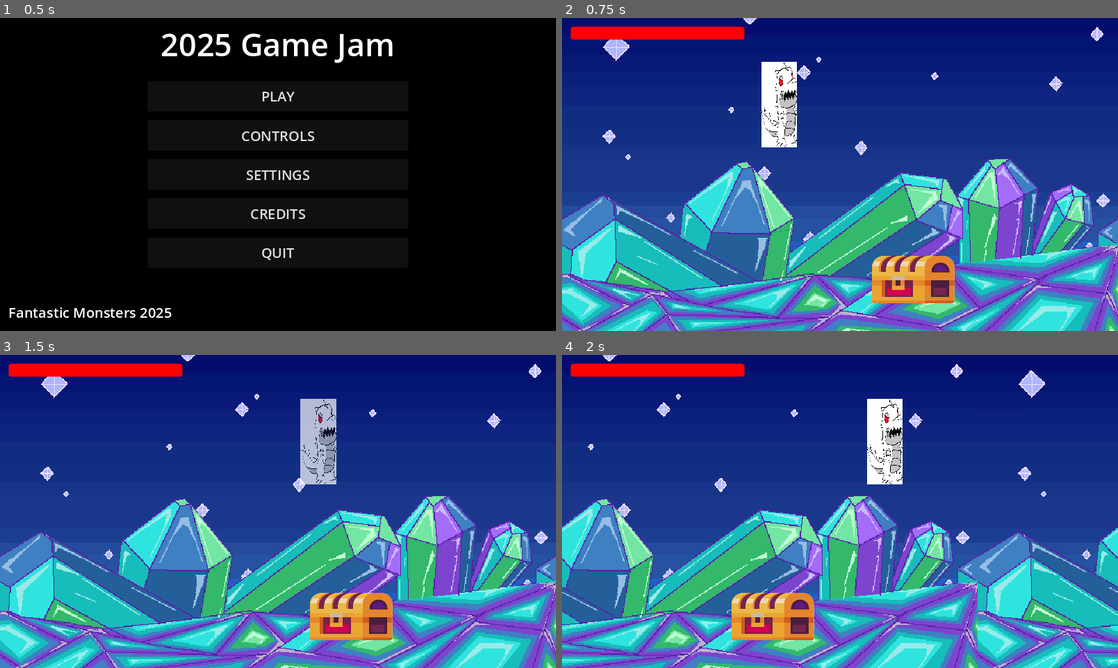
Above: before the commit, frames 1-4 (two rows, left to right).
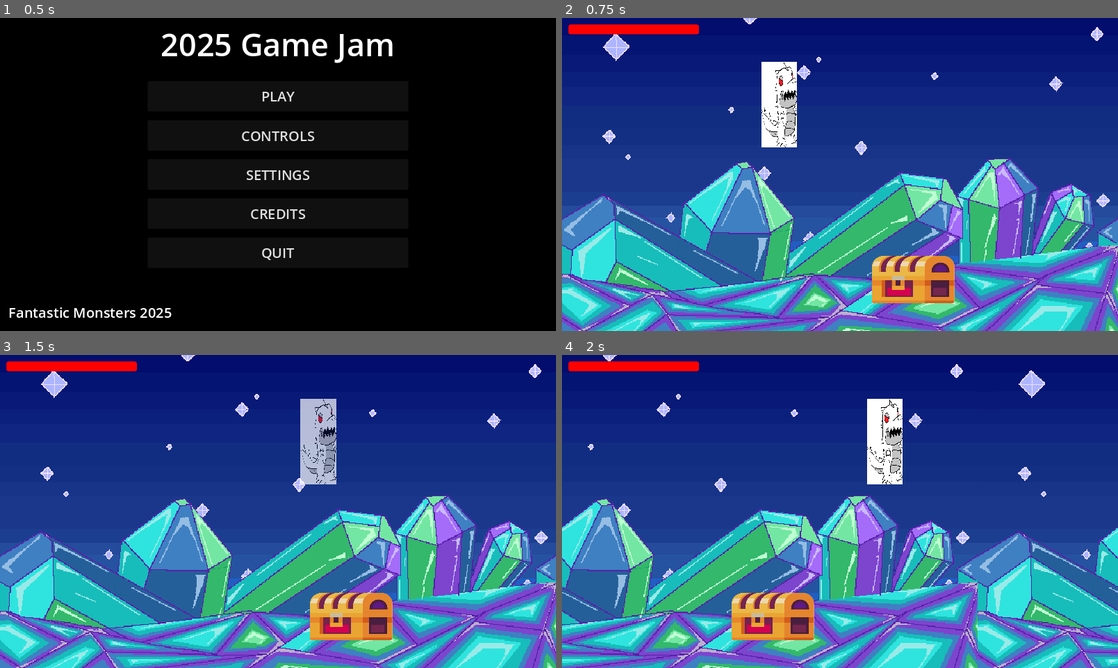
Above: after the commit, the same moments.

Repository: RandomlyZay/2025-game-jam
Game: Godot game, scene res://ui/menus/main_menu/main_menu.tscn
The game is run twice, just before and just after one commit, with the same random seed, the same clock (stepped at 60 frames per second) and the same inputs.
Inputs (mouse positions are in pixels of both pictures, inside the frame that each line leads up to):
- Up to frame 1 (0.5 s): no input
- Up to frame 2 (0.75 s): click "PLAY" at 0.5 s
- Up to frame 3 (1.5 s): tap Enter (ui_accept) at 1.25 s; move the mouse to (400, 495) at 1.27 s; hold D (move_right) from 1.28 s (still down); tap Space (dash) at 1.35 s; click (400, 495) at 1.42 s
- Up to frame 4 (2 s): keep holding D (move_right); tap Enter (ui_accept) at 1.52 s

Frame 1 is identical in both runs. In frame 2, 1.0% of the frame differs, in the area x 1-33%, y 2-8%; in frame 3, 1.0%; in frame 4, 1.1%, in the area x 1-83%, y 2-92%.

Commit message:
Cleaned Up Level 1

Diff:
--- a/stages/level1/level1.gd
+++ b/stages/level1/level1.gd
@@ -1,58 +1,15 @@
-extends Control
+extends Node2D
 
 @onready var ui_manager: UIManager
-@onready var game_camera: Camera2D = $GameWorld/GameCamera
-@onready var player: CharacterBody2D = $GameWorld/Player
-@onready var game_world: Node2D = $GameWorld
-
-const BASE_VIEWPORT_WIDTH := 2
-const BASE_VIEWPORT_HEIGHT := 1
-
-var original_parallax_motion_scales := []
 
 func _ready() -> void:
 	setup_ui_manager()
-	game_camera.make_current()
 	Audio.stop_music()
-	#get_viewport().size_changed.connect(_on_viewport_size_changed)
-
-	# Store original parallax motion scales
-	var parallax_bg = game_world.get_node("ParallaxBackground")
-	original_parallax_motion_scales.clear()
-	for layer in parallax_bg.get_children():
-		if layer is ParallaxLayer:
-			original_parallax_motion_scales.append(layer.motion_scale)
-
-	#_on_viewport_size_changed()  # Initial scaling
-
-func _process(_delta: float) -> void:
-	if is_instance_valid(player):
-		game_camera.position = player.position
-
-#func _on_viewport_size_changed() -> void:
-	##var current_viewport_size: Vector2i = viewport.size
-	##var scale_factor: float = min(
-		##current_viewport_size.x / BASE_VIEWPORT_WIDTH,
-		##current_viewport_size.y / BASE_VIEWPORT_HEIGHT
-	##)
-	#
-	##game_world.scale = Vector2(scale_factor, scale_factor)
-	#
-	## Adjust parallax layers' motion_scale
-	#var parallax_bg = game_world.get_node("ParallaxBackground")
-	#var layer_index := 0
-	#for layer in parallax_bg.get_children():
-		#if layer is ParallaxLayer:
-			#if layer_index < original_parallax_motion_scales.size():
-				##layer.motion_scale = original_parallax_motion_scales[layer_index] / scale_factor
-				#layer_index += 1
-	#
-	##game_camera.limit_bottom = 720 * scale_factor
 
 func setup_ui_manager() -> void:
 	ui_manager = UIManager.new()
 	add_child(ui_manager)
-	ui_manager.initialize_UI($GameWorld/UILayer/HUD)
+	ui_manager.initialize_UI($UILayer/HUD)
 
 func _unhandled_input(event: InputEvent) -> void:
 	if event.is_action_pressed("ui_cancel"):
--- a/stages/level1/level1.tscn
+++ b/stages/level1/level1.tscn
@@ -7,57 +7,48 @@
 [ext_resource type="PackedScene" uid="uid://dn3bfbk078hey" path="res://ui/hud/dialogue/dialoguebox.tscn" id="4_sjw0w"]
 [ext_resource type="Texture2D" uid="uid://c0rwjegvug8f" path="res://graphics/backgrounds/background.png" id="5_vx4yd"]
 
-[node name="Level1" type="Control"]
-layout_mode = 3
-anchors_preset = 15
-anchor_right = 1.0
-anchor_bottom = 1.0
-grow_horizontal = 2
-grow_vertical = 2
+[node name="Level1" type="Node2D"]
 script = ExtResource("1_tpwex")
 
-[node name="GameWorld" type="Node2D" parent="."]
+[node name="UILayer" type="CanvasLayer" parent="."]
 
-[node name="UILayer" type="CanvasLayer" parent="GameWorld"]
+[node name="HUD" parent="UILayer" instance=ExtResource("3_m5yk3")]
 
-[node name="HUD" parent="GameWorld/UILayer" instance=ExtResource("3_m5yk3")]
+[node name="DialogueBox" parent="UILayer" instance=ExtResource("4_sjw0w")]
 
-[node name="DialogueBox" parent="GameWorld/UILayer" instance=ExtResource("4_sjw0w")]
+[node name="ParallaxBackground" type="ParallaxBackground" parent="."]
 
-[node name="ParallaxBackground" type="ParallaxBackground" parent="GameWorld"]
-
-[node name="ParallaxLayer" type="ParallaxLayer" parent="GameWorld/ParallaxBackground"]
+[node name="ParallaxLayer" type="ParallaxLayer" parent="ParallaxBackground"]
 motion_mirroring = Vector2(1280, 0)
 
-[node name="Background" type="Sprite2D" parent="GameWorld/ParallaxBackground/ParallaxLayer"]
+[node name="Background" type="Sprite2D" parent="ParallaxBackground/ParallaxLayer"]
 texture = ExtResource("5_vx4yd")
 centered = false
 
-[node name="LevelBounds" type="StaticBody2D" parent="GameWorld"]
+[node name="LevelBounds" type="StaticBody2D" parent="."]
 collision_layer = 4
 collision_mask = 0
 
-[node name="LeftWall" type="CollisionPolygon2D" parent="GameWorld/LevelBounds"]
+[node name="LeftWall" type="CollisionPolygon2D" parent="LevelBounds"]
 build_mode = 1
 polygon = PackedVector2Array(0, 0, 0, 720)
 
-[node name="TopWall" type="CollisionPolygon2D" parent="GameWorld/LevelBounds"]
+[node name="TopWall" type="CollisionPolygon2D" parent="LevelBounds"]
 build_mode = 1
-polygon = PackedVector2Array(0, 0, 1280, 0)
+polygon = PackedVector2Array(0, 0, 100000, 0)
 
-[node name="BottomWall" type="CollisionPolygon2D" parent="GameWorld/LevelBounds"]
+[node name="BottomWall" type="CollisionPolygon2D" parent="LevelBounds"]
 build_mode = 1
-polygon = PackedVector2Array(0, 720, 1280, 720)
+polygon = PackedVector2Array(0, 720, 100000, 720)
 
-[node name="GameCamera" type="Camera2D" parent="GameWorld"]
-position = Vector2(640, 360)
+[node name="chest" parent="." instance=ExtResource("4_6ms3x")]
+position = Vector2(800, 630)
+
+[node name="Player" parent="." instance=ExtResource("2_1emke")]
+position = Vector2(500, 200)
+
+[node name="Camera" type="Camera2D" parent="Player"]
 limit_left = 0
 limit_top = 0
 limit_bottom = 720
 position_smoothing_enabled = true
-
-[node name="Player" parent="GameWorld" instance=ExtResource("2_1emke")]
-position = Vector2(500, 200)
-
-[node name="chest" parent="GameWorld" instance=ExtResource("4_6ms3x")]
-position = Vector2(800, 630)
--- a/ui/hud/hud.tscn
+++ b/ui/hud/hud.tscn
@@ -9,6 +9,8 @@
 
 [node name="HUD" type="CanvasLayer" groups=["hud"]]
 layer = 2
+scale = Vector2(0.75, 0.75)
+transform = Transform2D(0.75, 0, 0, 0.75, 0, 0)
 
 [node name="PlayerHUD" type="VBoxContainer" parent="."]
 offset_left = 20.0
